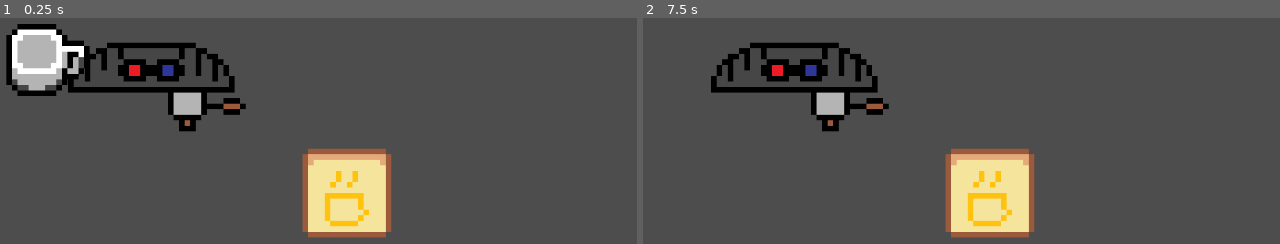
Above: before the commit, frames 1-2 (left to right).
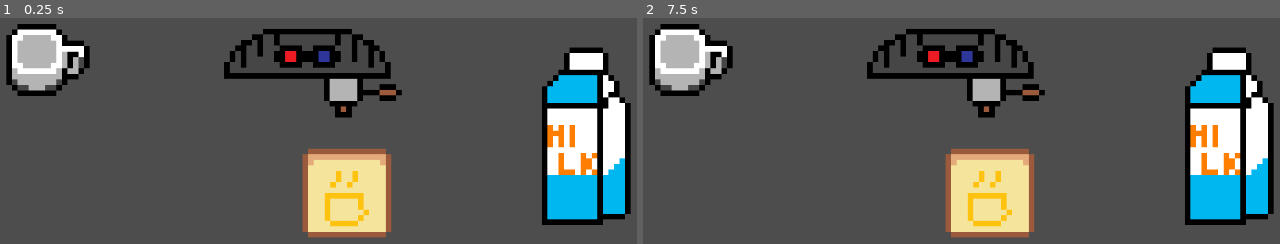
Above: after the commit, the same moments.

Repository: MargoFill/Game_Design
Game: Godot game, scene res://scenes/coffee_minigame.tscn
Same seed, same stepped clock (60 frames per second), same inputs: the game is played once before the commit and once after it.
Inputs (mouse positions are in pixels of both pictures, inside the frame that each line leads up to):
- Up to frame 1 (0.25 s): no input
- Up to frame 2 (7.5 s): click (693, 60) at 0.5 s; click (948, 58) at 1.27 s; click (1229, 137) at 2.02 s; click (693, 60) at 2.75 s; click (948, 58) at 3.52 s; click (1229, 137) at 4.27 s; click (693, 60) at 5 s; click (948, 58) at 5.77 s; click (1229, 137) at 6.52 s; tap Enter at 7.25 s; move the mouse to (986, 192) at 7.27 s

The runs differ from the first frame. In frame 1, 17% of the frame differs, in the area x 10-100%, y 4-92%; in frame 2, 20%, in the area x 0-100%, y 2-92%.

Commit message:
coffee minigame prototype done

Diff:
--- /dev/null
+++ b/do-gs-project/scenes/coffee_machine.gd
@@ -0,0 +1,12 @@
+extends Area2D
+
+var filled = false
+var pressed = false
+@onready var coffeemachinetimer = $coffeemachinetimer
+@onready var coffee_cup = get_parent().get_node("coffee_cup")
+
+func _on_button_pressed() -> void:
+	if pressed == false:
+		if coffee_cup.cup_on_plate:
+			pressed = true
+			coffeemachinetimer.start()
--- /dev/null
+++ b/do-gs-project/scenes/coffee_milk.gd
@@ -0,0 +1,18 @@
+extends Area2D
+
+var pressed = false
+@onready var milktimer = $milktimer
+@onready var coffee_cup = get_parent().get_node("coffee_cup")
+
+
+func _on_milktimer_timeout() -> void:
+	print("test2")
+	pressed = false
+
+
+func _on_milk_button_pressed() -> void:
+	print("test3")
+	if pressed == false:
+		if coffee_cup.cup_on_plate:
+			pressed = true
+			milktimer.start()
--- a/do-gs-project/scenes/coffee_minigame.tscn
+++ b/do-gs-project/scenes/coffee_minigame.tscn
@@ -1,10 +1,14 @@
-[gd_scene load_steps=9 format=3 uid="uid://c5bmhdxc6ctns"]
+[gd_scene load_steps=14 format=3 uid="uid://c5bmhdxc6ctns"]
 
 [ext_resource type="Script" uid="uid://b1k3iwk3em7m4" path="res://scenes/coffee_cup.gd" id="1_k6nsu"]
 [ext_resource type="Texture2D" uid="uid://h10v2usionl" path="res://assets/sprites/coffee_minigame/coffee_0_placeholder.png" id="2_ipkrc"]
+[ext_resource type="Script" uid="uid://dnk0x1oecr2rb" path="res://scenes/cup_sprite_2d.gd" id="3_dg7i4"]
 [ext_resource type="Texture2D" uid="uid://c1yw3msxc1rfs" path="res://assets/sprites/coffee_minigame/plate_placeholder.png" id="3_ipkrc"]
 [ext_resource type="Script" uid="uid://buvdjg8f03nud" path="res://scenes/coffee_plate.gd" id="3_vdge3"]
 [ext_resource type="Texture2D" uid="uid://bnwoke5fdpcnh" path="res://assets/sprites/coffee_minigame/machine_placeholder.png" id="5_13anl"]
+[ext_resource type="Script" uid="uid://ctmg8nqqlqjd6" path="res://scenes/coffee_machine.gd" id="6_vfmh3"]
+[ext_resource type="Script" uid="uid://q74043h2psu0" path="res://scenes/coffee_milk.gd" id="8_67dsn"]
+[ext_resource type="Texture2D" uid="uid://d2vbuucrywsmv" path="res://assets/sprites/coffee_minigame/milk_placeholder.png" id="8_vfmh3"]
 
 [sub_resource type="RectangleShape2D" id="RectangleShape2D_vdge3"]
 size = Vector2(104, 88)
@@ -13,6 +17,10 @@
 size = Vector2(112, 112)
 
 [sub_resource type="RectangleShape2D" id="RectangleShape2D_yhgqp"]
+size = Vector2(235, 68)
+
+[sub_resource type="RectangleShape2D" id="RectangleShape2D_67dsn"]
+size = Vector2(15.75, 31.75)
 
 [node name="coffee_minigame" type="Node2D"]
 
@@ -26,8 +34,9 @@
 position = Vector2(64, 64)
 scale = Vector2(8, 8)
 texture = ExtResource("2_ipkrc")
+script = ExtResource("3_dg7i4")
 
-[node name="Button" type="Button" parent="coffee_cup/cup_Sprite2D"]
+[node name="cup_button" type="Button" parent="coffee_cup/cup_Sprite2D"]
 self_modulate = Color(1, 1, 1, 0)
 offset_left = -7.0
 offset_top = -4.0
@@ -50,20 +59,62 @@
 [node name="CollisionShape2D" type="CollisionShape2D" parent="coffee_plate"]
 shape = SubResource("RectangleShape2D_13anl")
 
-[node name="Area2D" type="Area2D" parent="."]
+[node name="coffee_machine" type="Area2D" parent="."]
+position = Vector2(225, -20)
+script = ExtResource("6_vfmh3")
 
-[node name="Sprite2D" type="Sprite2D" parent="Area2D"]
+[node name="Sprite2D" type="Sprite2D" parent="coffee_machine"]
 position = Vector2(281.04544, 178.64853)
 scale = Vector2(8, 8)
 texture = ExtResource("5_13anl")
 
-[node name="CollisionShape2D" type="CollisionShape2D" parent="Area2D"]
+[node name="machine_button" type="Button" parent="coffee_machine/Sprite2D"]
+self_modulate = Color(1, 1, 1, 0)
+offset_left = -15.75568
+offset_top = -7.581066
+offset_right = 13.99432
+offset_bottom = 2.2939339
+
+[node name="CollisionShape2D" type="CollisionShape2D" parent="coffee_machine"]
+position = Vector2(274.5, 150)
 shape = SubResource("RectangleShape2D_yhgqp")
 
-[connection signal="button_down" from="coffee_cup/cup_Sprite2D/Button" to="coffee_cup" method="_on_button_button_down"]
-[connection signal="button_up" from="coffee_cup/cup_Sprite2D/Button" to="coffee_cup" method="_on_button_button_up"]
+[node name="coffeemachinetimer" type="Timer" parent="coffee_machine"]
+wait_time = 5.0
+one_shot = true
+
+[node name="coffee_milk" type="Area2D" parent="."]
+position = Vector2(900, 250)
+scale = Vector2(8, 8)
+script = ExtResource("8_67dsn")
+
+[node name="CollisionShape2D" type="CollisionShape2D" parent="coffee_milk"]
+position = Vector2(-0.125, 0)
+shape = SubResource("RectangleShape2D_67dsn")
+
+[node name="Sprite2D" type="Sprite2D" parent="coffee_milk"]
+texture = ExtResource("8_vfmh3")
+
+[node name="milk_button" type="Button" parent="coffee_milk/Sprite2D"]
+self_modulate = Color(1, 1, 1, 0)
+offset_left = -8.0
+offset_top = -15.625
+offset_right = 8.0
+offset_bottom = 16.5
+
+[node name="milktimer" type="Timer" parent="coffee_milk"]
+wait_time = 2.0
+one_shot = true
+
+[connection signal="button_down" from="coffee_cup/cup_Sprite2D/cup_button" to="coffee_cup" method="_on_button_button_down"]
+[connection signal="button_up" from="coffee_cup/cup_Sprite2D/cup_button" to="coffee_cup" method="_on_button_button_up"]
 [connection signal="area_entered" from="coffee_plate" to="coffee_cup" method="_on_coffee_plate_area_entered"]
 [connection signal="area_exited" from="coffee_plate" to="coffee_cup" method="_on_coffee_plate_area_exited"]
 [connection signal="mouse_entered" from="coffee_plate" to="coffee_cup" method="_on_coffee_plate_mouse_entered"]
 [connection signal="mouse_entered" from="coffee_plate" to="coffee_plate" method="_on_mouse_entered"]
 [connection signal="mouse_exited" from="coffee_plate" to="coffee_cup" method="_on_coffee_plate_mouse_exited"]
+[connection signal="pressed" from="coffee_machine/Sprite2D/machine_button" to="coffee_machine" method="_on_button_pressed"]
+[connection signal="timeout" from="coffee_machine/coffeemachinetimer" to="coffee_cup/cup_Sprite2D" method="_on_coffeemachinetimer_timeout"]
+[connection signal="pressed" from="coffee_milk/Sprite2D/milk_button" to="coffee_milk" method="_on_milk_button_pressed"]
+[connection signal="timeout" from="coffee_milk/milktimer" to="coffee_cup/cup_Sprite2D" method="_on_milktimer_timeout"]
+[connection signal="timeout" from="coffee_milk/milktimer" to="coffee_milk" method="_on_milktimer_timeout"]
--- /dev/null
+++ b/do-gs-project/scenes/cup_sprite_2d.gd
@@ -0,0 +1,23 @@
+extends Sprite2D
+
+@onready var coffee_cup = get_parent()
+
+var level1 = load('res://assets/sprites/coffee_minigame/coffee_1_placeholder.png')
+var level2 = load('res://assets/sprites/coffee_minigame/coffee_2_placeholder.png')
+var level3 = load('res://assets/sprites/coffee_minigame/coffee_3_placeholder.png')
+var level = 0
+
+func _on_coffeemachinetimer_timeout() -> void:
+	if coffee_cup.cup_on_plate:
+		self.texture = level3
+		level = 3
+
+
+func _on_milktimer_timeout() -> void:
+	print("test")
+	if level == 3:
+		self.texture = level2
+		level = 2
+	elif level == 2:
+		self.texture = level1
+		level = 1
Binary file added: do-gs-project/assets/sprites/coffee_minigame/milk_placeholder.png
Not shown, added: do-gs-project/assets/sprites/coffee_minigame/milk_placeholder.png.import
Not shown, added: do-gs-project/scenes/coffee_machine.gd.uid
Not shown, added: do-gs-project/scenes/coffee_milk.gd.uid
Not shown, added: do-gs-project/scenes/cup_sprite_2d.gd.uid
